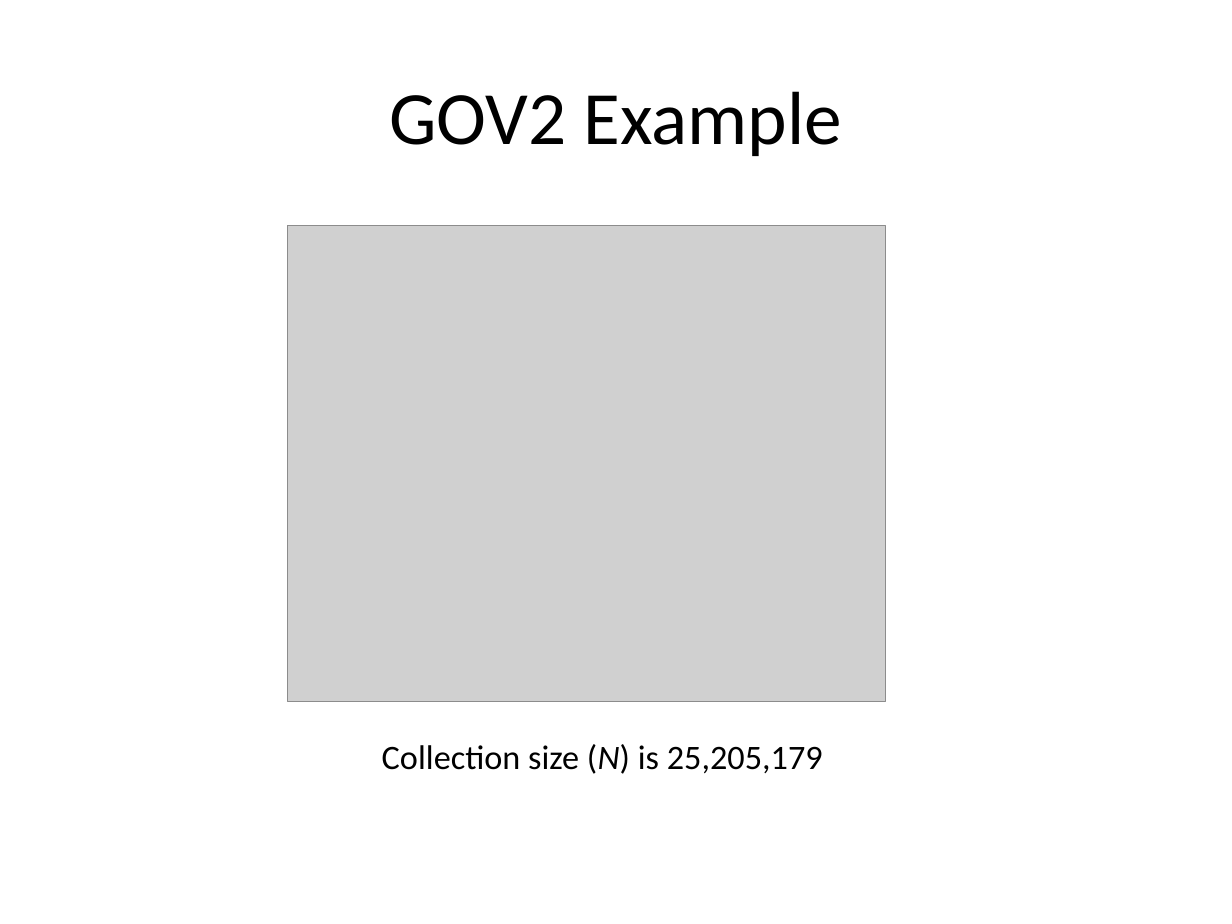
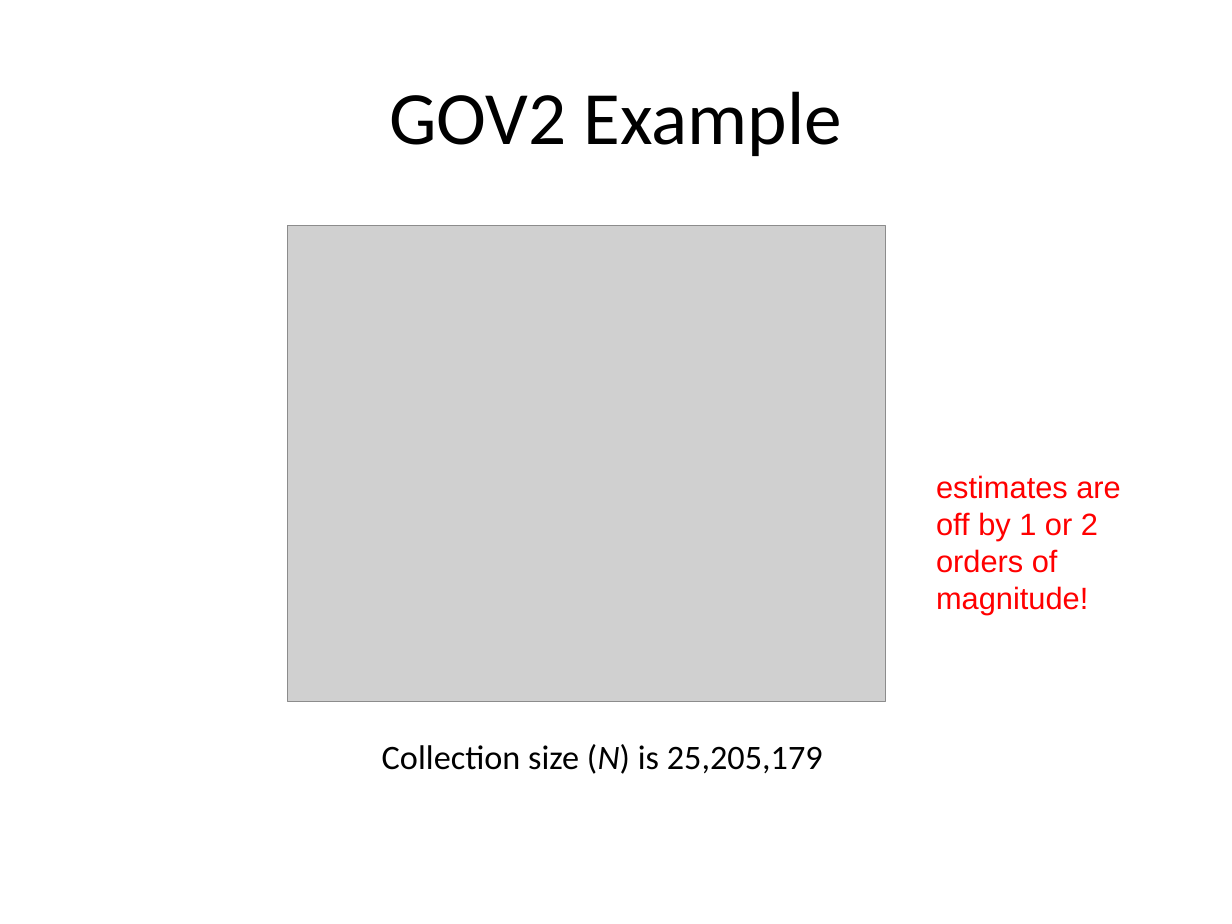
Before and after one commit to phvargas/cs834-f16, a slide deck: slide 21 of slides/chap4-mln.pptx. Drawn at 1232x924 pixels with LibreOffice and Linux fonts; fonts in the diff are those of the drawing; grey boxes stand for pictures. Boxes give left, top, right and bottom in pixels: in the first picture for what was removed or moved away, otherwise in the second. Text is boxed around its words. In the diff, an @@ line names an element or a change of style, - is before the commit and + after.

```diff
--- a/slides/chap4-mln.pptx
+++ b/slides/chap4-mln.pptx
@@ text added at <box>936,475,1121,615</box>, 18 pt, text #FF0000 @@
+estimates are
+off by 1 or 2
+orders of magnitude!
```
Also in this commit, not shown: 8 other slides changed.
